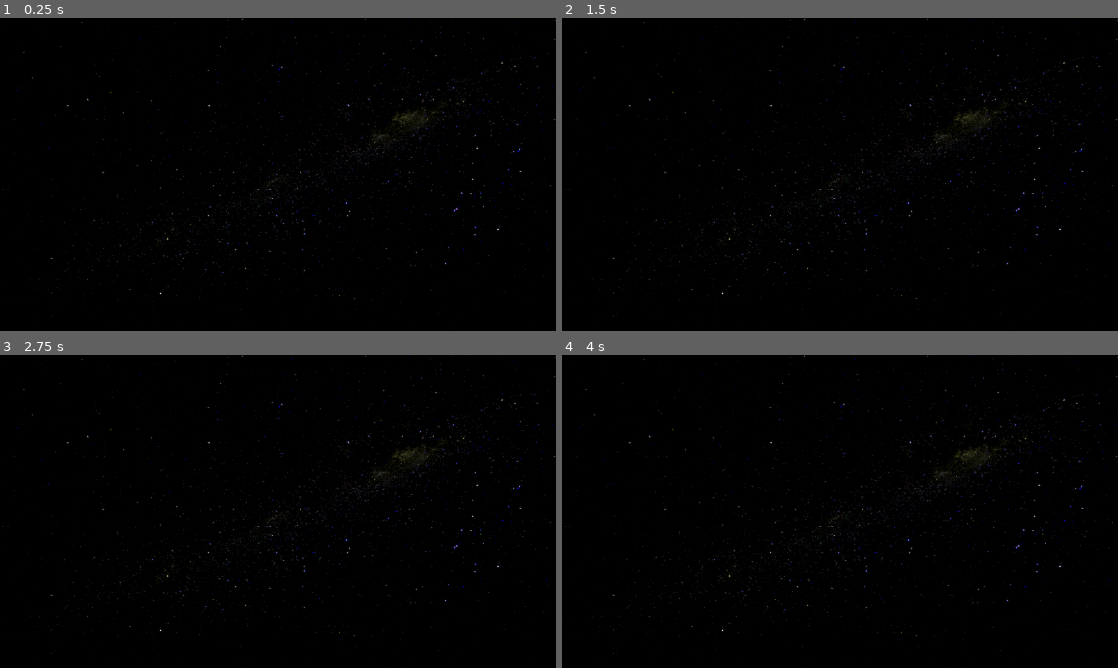
Above: before the commit, frames 1-4 (two rows, left to right).
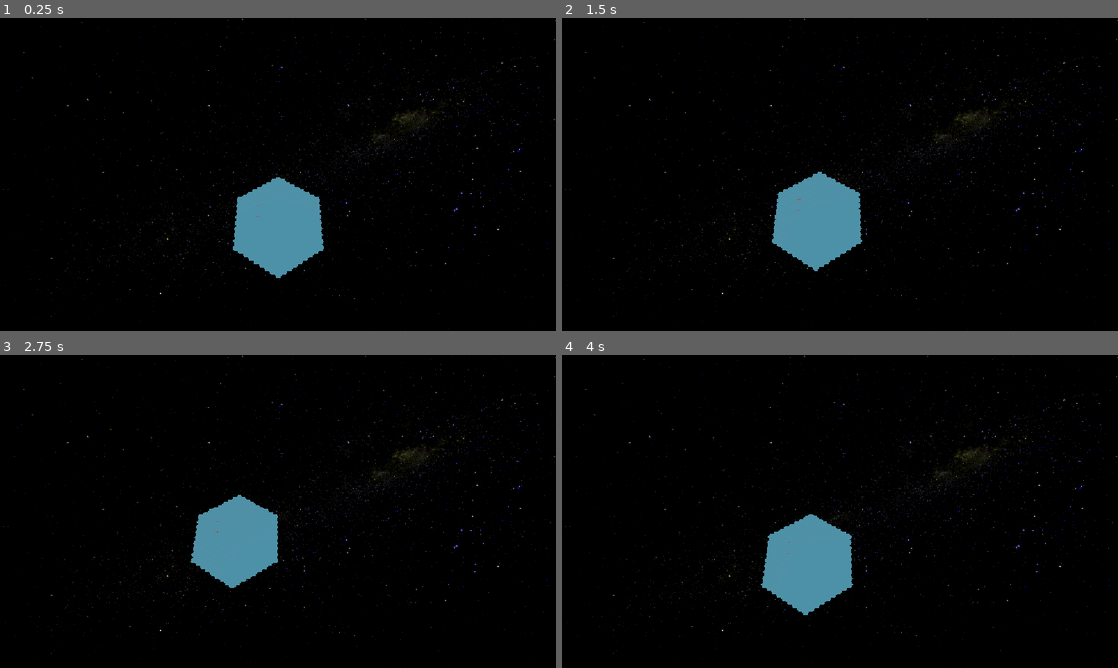
Above: after the commit, the same moments.

Repository: SamEBart/COM_429_RammingSpeed
Game: Godot game, scene res://scenes/GameScene.tscn
The game is run twice, just before and just after one commit, with the same random seed, the same clock (stepped at 60 frames per second) and the same inputs. Before the commit the project has no main scene; this scene is started directly in both runs.
Inputs (mouse positions are in pixels of both pictures, inside the frame that each line leads up to):
- Up to frame 1 (0.25 s): no input
- Up to frame 2 (1.5 s): tap Enter at 0.5 s; move the mouse to (962, 158) at 0.52 s; hold Right (ui_right) 0.53-1.28 s; click (962, 158) at 0.67 s; move the mouse to (728, 190) at 1.27 s; hold Down (ui_down) from 1.28 s (still down)
- Up to frame 3 (2.75 s): move the mouse to (333, 442) at 2.02 s; release Down (ui_down) at 2.03 s; hold Right (ui_right) from 2.03 s (still down)
- Up to frame 4 (4 s): move the mouse to (812, 574) at 2.77 s; release Right (ui_right) at 2.78 s; hold Up (ui_up) 2.78-3.53 s; click (812, 574) at 2.92 s; move the mouse to (1006, 558) at 3.52 s; hold Left (ui_left) from 3.53 s (still down)

The runs differ from the first frame. In frame 1, 3.8% of the frame differs, in the area x 41-59%, y 50-84%; in frame 2, 3.6%; in frame 3, 3.3%; in frame 4, 3.8%.
Error before the commit: Parse Error: Identifier "WorldMap" not declared in the current scope. (res://scripts/WorldGen/world_gen.gd:41)

Commit message:
chore: edited import settings

Diff:
--- a/project.godot
+++ b/project.godot
@@ -11,8 +11,13 @@
 [application]
 
 config/name="Ramming Speed"
+run/main_scene="uid://bbqxpsy3vniy8"
 config/features=PackedStringArray("4.7", "GL Compatibility")
 config/icon="res://icon.svg"
+
+[autoload]
+
+WorldMap="*uid://c56jrtr3cjcf4"
 
 [display]
 
@@ -26,5 +31,3 @@
 [rendering]
 
 rendering_device/driver.windows="d3d12"
-renderer/rendering_method="gl_compatibility"
-renderer/rendering_method.mobile="gl_compatibility"
--- a/scripts/camera_script.gd
+++ b/scripts/camera_script.gd
@@ -23,13 +23,13 @@
 func move_camera(delta):
 	## Movement
 	var move_vector : Vector3 = Vector3.ZERO
-	if Input.is_action_pressed("MoveForward"):
+	if Input.is_action_pressed("ui_up"):
 		move_vector += -parent.transform.basis.z
-	if Input.is_action_pressed("MoveBackwards"):
+	if Input.is_action_pressed("ui_down"):
 		move_vector += parent.transform.basis.z
-	if Input.is_action_pressed("MoveLeft"):
+	if Input.is_action_pressed("ui_left"):
 		move_vector += -parent.transform.basis.x
-	if Input.is_action_pressed("MoveRight"):
+	if Input.is_action_pressed("ui_right"):
 		move_vector += parent.transform.basis.x
 	## Rotation
 	if Input.is_action_pressed("RotateCameraLeft"):
Not shown, added: assets/hexagonscene.blend.import
Binary file added: assets/textures/texture.png
Not shown, added: assets/textures/texture.png.import
Binary file added: assets/textures/unit_01_uv.png
Not shown, added: assets/textures/unit_01_uv.png.import
Not shown, added: assets/village_scene.blend.import
